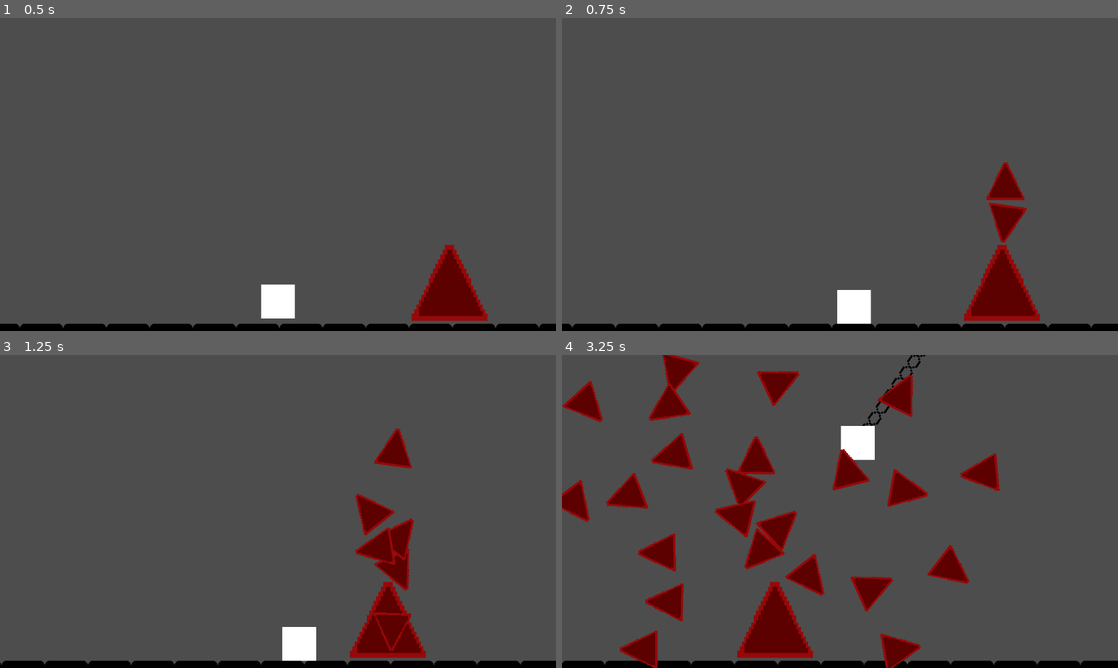
Above: before the commit, frames 1-4 (two rows, left to right).
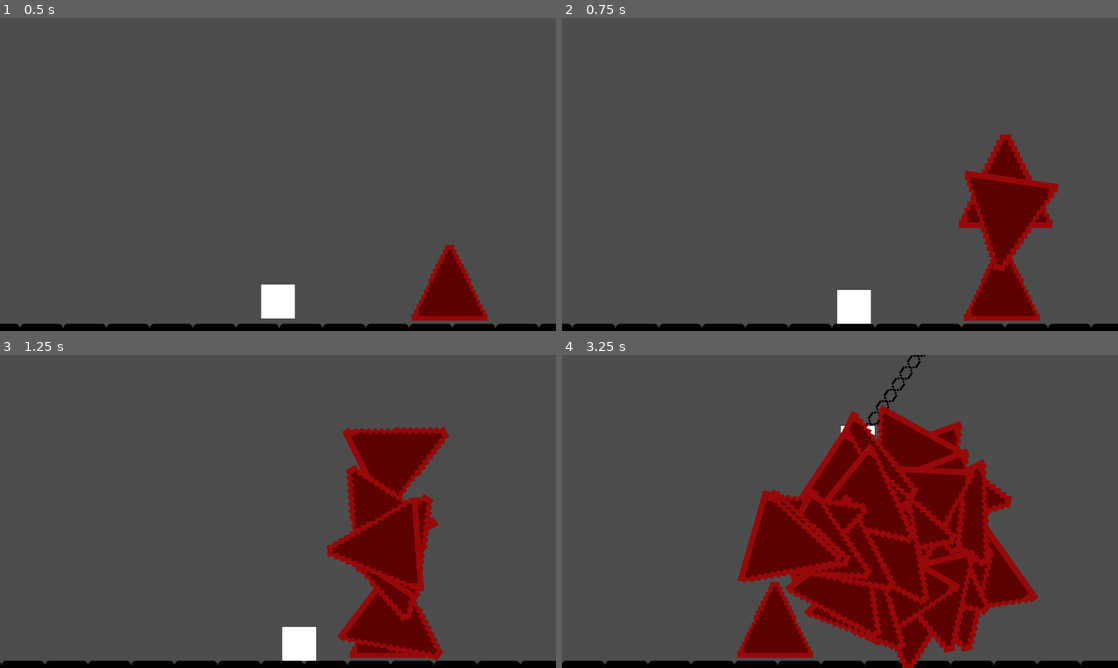
Above: after the commit, the same moments.

Repository: LitheFulminare/Operation-Venulysian
Game: Godot game, scene res://Game scenes/Shredder boss test.tscn
Same seed, same stepped clock (60 frames per second), same inputs: the game is played once before the commit and once after it. This scene is started directly instead of the project's main scene. The engine's default icon, where the game draws it, is replaced by a stand-in: a white triangle on a blue panel in a dark square.
Inputs (mouse positions are in pixels of both pictures, inside the frame that each line leads up to):
- Up to frame 1 (0.5 s): no input
- Up to frame 2 (0.75 s): tap Enter (ui_accept) at 0.5, 0.6 s; move the mouse to (962, 158) at 0.52 s; hold D (Right) from 0.53 s (still down)
- Up to frame 3 (1.25 s): keep holding D (Right); tap Enter (ui_accept) at 0.77, 1.07 s
- Up to frame 4 (3.25 s): move the mouse to (728, 527) at 1.27 s; tap Shift (Dash) at 1.35 s; tap Enter (ui_accept) at 1.52, 1.55, 1.82, 2.3, 3.02, 3.05 s; move the mouse to (895, 442) at 2.02 s; release D (Right) at 2.03 s; hold A (Left) 2.03-2.78 s; tap F (Grappling Hook) at 2.1 s; move the mouse to (812, 574) at 2.77 s; hold D (Right) from 2.78 s (still down); click (812, 574) at 2.85 s

Frame 1 is identical in both runs. In frame 2, 3.3% of the frame differs, in the area x 71-90%, y 37-81%; in frame 3, 7.5%; in frame 4, 31%, in the area x 0-86%, y 0-100%.

Commit message:
cleanup and organization

Diff:
--- a/Operation Venulysian/Enemies/Bosses/Shredder Boss/Shredder Boss.tscn
+++ b/Operation Venulysian/Enemies/Bosses/Shredder Boss/Shredder Boss.tscn
@@ -10,16 +10,12 @@
 [sub_resource type="RectangleShape2D" id="RectangleShape2D_sqday"]
 size = Vector2(11.571, 200)
 
-[sub_resource type="RectangleShape2D" id="RectangleShape2D_tefhh"]
-size = Vector2(201, 81.5714)
-
-[node name="ShredderBoss" type="Node2D" node_paths=PackedStringArray("shredder_spawn", "shredder_boundary")]
+[node name="ShredderBoss" type="Node2D" node_paths=PackedStringArray("shredder_spawn")]
 texture_filter = 1
 scale = Vector2(7, 7)
 script = ExtResource("1_tvo80")
 shredder_spawn = NodePath("Shredder Nodes/Shredder Spawn")
 shredder_scene = ExtResource("3_rmffu")
-shredder_boundary = NodePath("Shredder Nodes/Boundaries")
 
 [node name="Sprite2D" type="Sprite2D" parent="."]
 texture = ExtResource("1_s47nl")
@@ -51,9 +47,3 @@
 position = Vector2(0, -55.135)
 rotation = 1.5708
 shape = SubResource("RectangleShape2D_sqday")
-
-[node name="Boundaries" type="CollisionShape2D" parent="Shredder Nodes"]
-visible = false
-position = Vector2(0, -60)
-shape = SubResource("RectangleShape2D_tefhh")
-debug_color = Color(0, 0.6, 0.701961, 0.2)
--- a/Operation Venulysian/Enemies/Bosses/Shredder Boss/shredder_boss.gd
+++ b/Operation Venulysian/Enemies/Bosses/Shredder Boss/shredder_boss.gd
@@ -3,7 +3,6 @@
 @export_group("Components")
 @export var shredder_spawn: Marker2D
 @export var shredder_scene: PackedScene
-@export var shredder_boundary: CollisionShape2D
 
 @export_group("Parameters")
 @export var shredder_count: int = 4
@@ -20,11 +19,6 @@
 		shredder.global_position = shredder_spawn.global_position
 		shredder.rotate(deg_to_rad(270))
 
-		var shape := shredder_boundary.shape as RectangleShape2D
-		var half := shape.size * 0.5
-		var top_left := shredder_boundary.global_position - half
-		shredder.boundary_rect = Rect2(top_left, shape.size)
-
 		if i % 2 == 0:
 			shredder.global_position.x += 10
 
--- a/Operation Venulysian/Enemies/Shredder/Shredder.tscn
+++ b/Operation Venulysian/Enemies/Shredder/Shredder.tscn
@@ -10,7 +10,6 @@
 size = Vector2(230, 165)
 
 [node name="Shredder" type="Area2D" groups=["boid"]]
-scale = Vector2(0.4, 0.4)
 collision_layer = 8
 collision_mask = 33
 script = ExtResource("1_grmx2")
--- a/Operation Venulysian/Enemies/Shredder/shredder.gd
+++ b/Operation Venulysian/Enemies/Shredder/shredder.gd
@@ -1,18 +1,15 @@
 class_name Shredder extends Area2D
+
+@export var speed: float = 7
+@export var movv: float = 45
+@export var boundary_force: float = 1
 
 var rays: Array[RayCast2D]
 var boids_in_sight: Array[Shredder]
-var velocity: Vector2 = Vector2.ZERO
-var speed: float = 7
+var velocity := Vector2.ZERO
 var screen_size: Vector2
-var movv: float = 45
-@export var boundary_force: float = 1
-
-var initial_direction: Vector2 = Vector2(0, -1)
-
-var active: bool = false
-
-var boundary_rect: Rect2
+var initial_direction := Vector2(0, -1)
+var active := false
 
 func _ready() -> void:
 	rays = get_rays()
@@ -33,7 +30,6 @@
 
 	boids()
 	checkCollision()
-	#keep_inside_bounds()
 
 	velocity = velocity.normalized() * speed
 	move()
@@ -83,25 +79,6 @@
 			var magi: float = 100 / (ray.get_collision_point() - global_position).length_squared()
 			velocity -= (ray.target_position.rotated(rotation) * magi)
 
-func keep_inside_bounds() -> void:
-	if boundary_rect == null:
-		return
-
-	var margin = 10.0  # how close to the border before steering
-	var steer = Vector2.ZERO
-
-	if global_position.x < boundary_rect.position.x + margin:
-		steer.x += boundary_force
-	elif global_position.x > boundary_rect.position.x + boundary_rect.size.x - margin:
-		steer.x -= boundary_force
-
-	if global_position.y < boundary_rect.position.y + margin:
-		steer.y += boundary_force
-	elif global_position.y > boundary_rect.position.y + boundary_rect.size.y - margin:
-		steer.y -= boundary_force
-
-	velocity += steer
-
 func _on_vision_area_2d_area_entered(area: Area2D) -> void:
 	if area != self && area is Shredder:
 		boids_in_sight.append(area)
Not shown: 1 places in Operation Venulysian/Enemies/Bosses/Shredder Boss/Shredder Boss.tscn that only renumber resources
